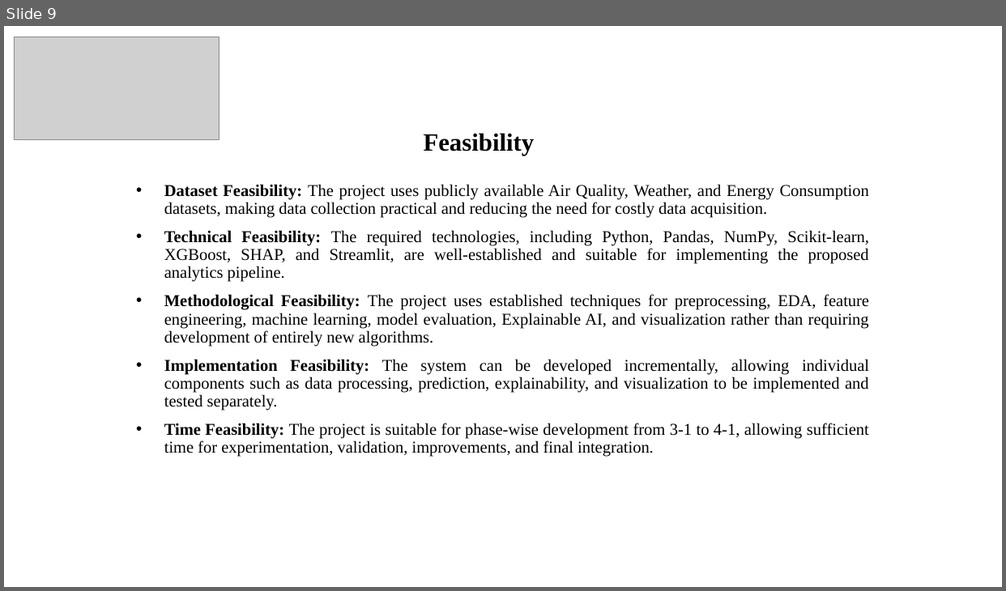
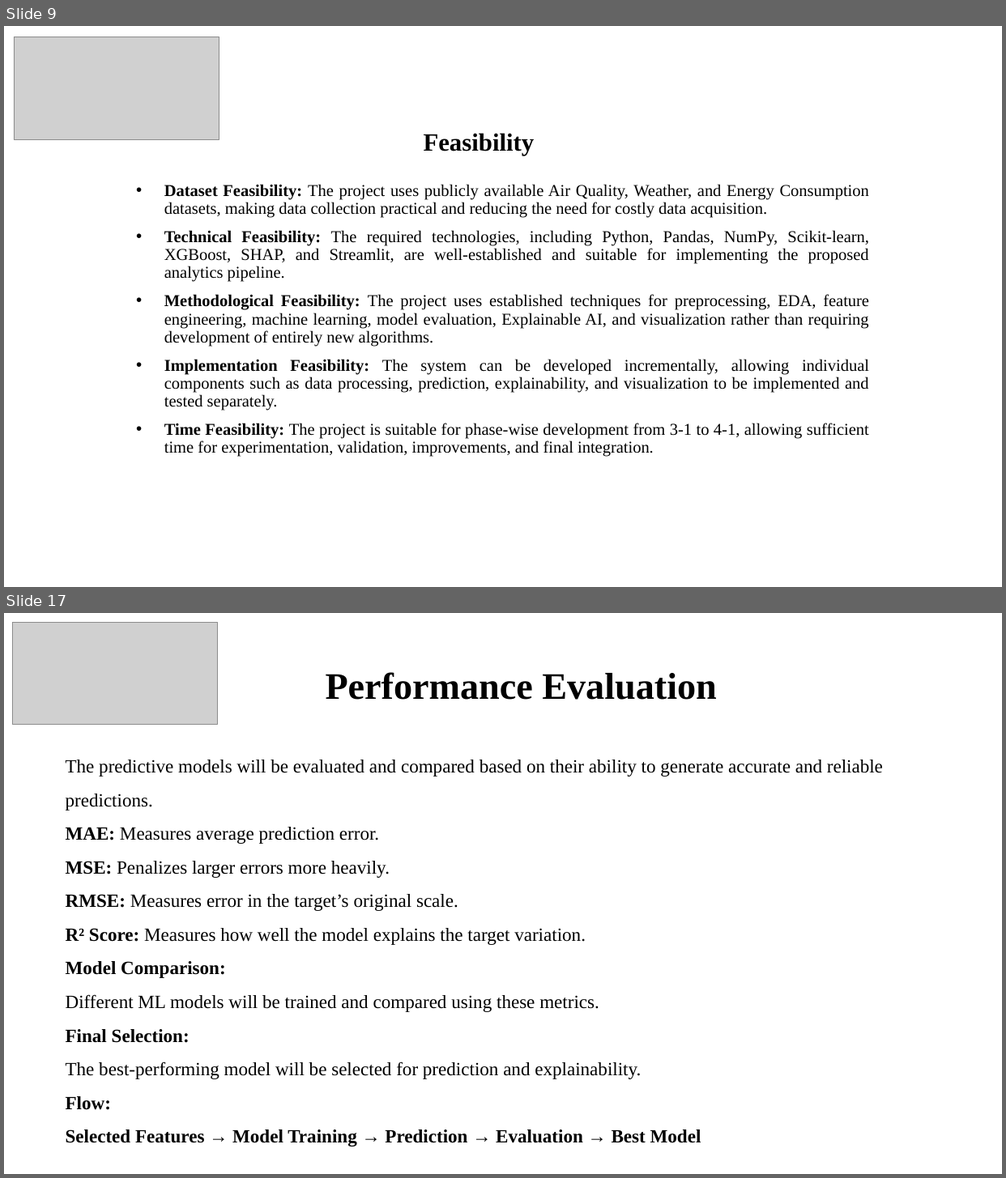
Before and after one commit to sharmi-pathi/KLH-CSE-2026-27-2420030042-Explainable-Data-Analytics-for-Sustainable-Smart-City-Applications, a slide deck: docs/Batch 4-DAV Project PPT.pptx. Shown one above the other, each under a label of ours: slide 9 before the commit, slides 9 and 17 after it; the slides between them are not shown. The pictures are 1006x591 and 1006x1178 pixels, drawn with LibreOffice and Linux fonts; fonts in the diff are those of the drawing; grey boxes stand for pictures. Boxes give left, top, right and bottom in pixels: in the first picture for what was removed or moved away, otherwise in the second. Text is boxed around its words. In the diff, an @@ line names an element or a change of style, - is before the commit and + after.

```diff
--- a/docs/Batch 4-DAV Project PPT.pptx
+++ b/docs/Batch 4-DAV Project PPT.pptx
@@ slide 17 added at <box>4,613,1002,1174</box>, background #FFFFFF @@
@@ picture added at <box>12,622,216,725</box> @@
@@ text added at <box>326,672,717,700</box>, 36 pt, text #000000, bold @@
+Performance Evaluation
@@ text added at <box>66,760,883,1147</box>, 18 pt, text #000000 @@
+The predictive models will be evaluated and compared based on their ability to generate accurate and reliable predictions.
+MAE: Measures average prediction error.
+MSE: Penalizes larger errors more heavily.
+RMSE: Measures error in the target’s original scale.
+R² Score: Measures how well the model explains the target variation.
+Model Comparison:
+Different ML models will be trained and compared using these metrics.
+Final Selection:
+The best-performing model will be selected for prediction and explainability.
+Flow:
+Selected Features → Model Training → Prediction → Evaluation → Best Model
```
Also in this commit, not shown: 5 slides changed, 17 other slides added.
